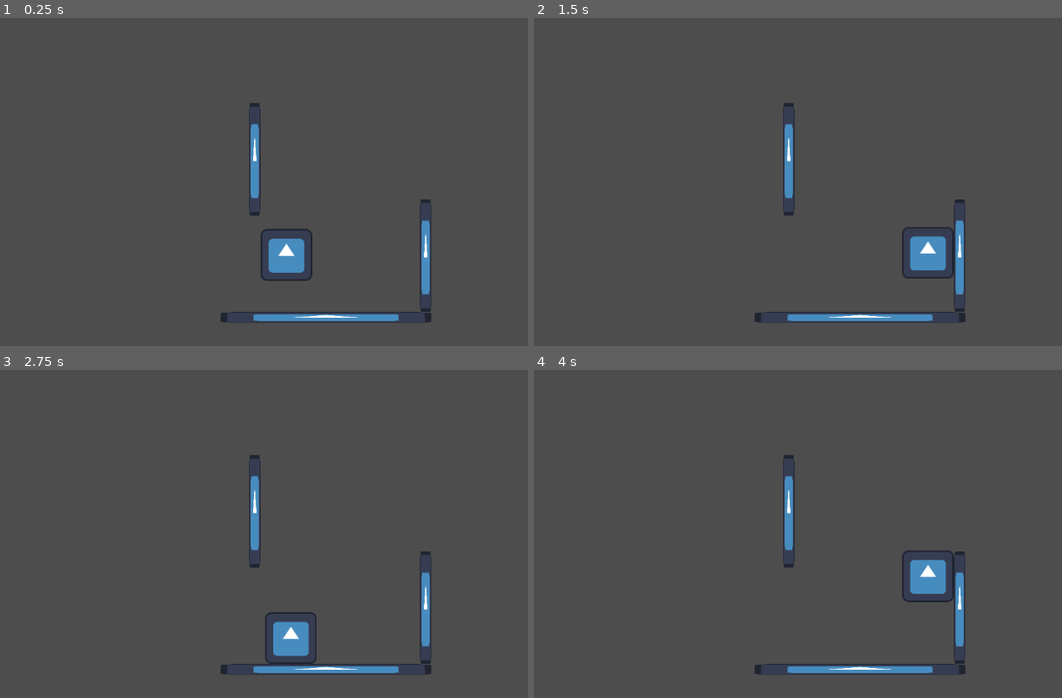
Above: before the commit, frames 1-4 (two rows, left to right).
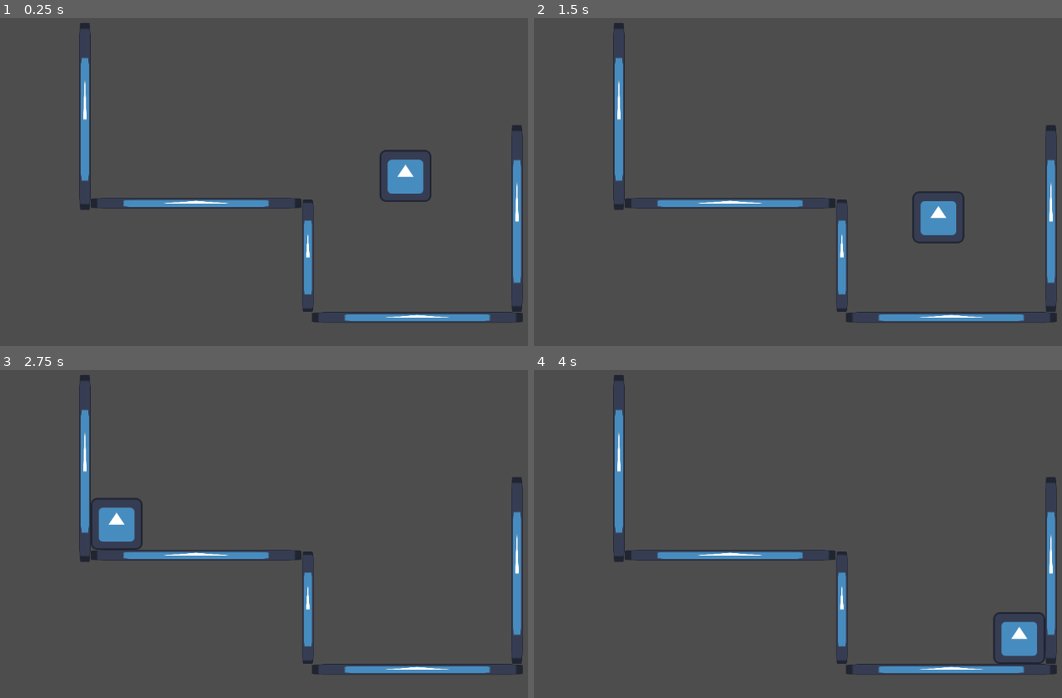
Above: after the commit, the same moments.

Repository: arcality/Built-to-Scale-GMTK-2024
Game: Godot game, scene res://scenes/main.tscn
Same seed, same stepped clock (60 frames per second), same inputs: the game is played once before the commit and once after it. The engine's default icon, where the game draws it, is replaced by a stand-in: a white triangle on a blue panel in a dark square.
Inputs:
- Up to frame 1 (0.25 s): no input
- Up to frame 2 (1.5 s): hold Space (jump) 0.53-1.28 s; hold D (move_right) from 0.53 s (still down); tap Space (jump) at 1.35 s
- Up to frame 3 (2.75 s): tap Space (jump) at 1.52, 1.82 s; release D (move_right) at 2.03 s; hold A (move_left) from 2.03 s (still down); hold Space (jump) from 2.03 s (still down)
- Up to frame 4 (4 s): release A (move_left) at 2.78 s; release Space (jump) at 2.78 s; hold D (move_right) from 2.78 s (still down); tap Space (jump) at 2.85, 3.02, 3.32 s; hold Space (jump) from 3.53 s (still down)

The runs differ from the first frame. In frame 1, 6.8% of the frame differs, in the area x 14-100%, y 1-93%; in frame 2, 6.7%; in frame 3, 6.6%; in frame 4, 6.9%.

Commit message:
changed terrain

Diff:
--- a/scenes/main.tscn
+++ b/scenes/main.tscn
@@ -6,7 +6,7 @@
 [node name="Main" type="Node"]
 
 [node name="TempTerrain" parent="." instance=ExtResource("1_k1u6s")]
-position = Vector2(637, 589)
+position = Vector2(795, 589)
 
 [node name="Player" parent="." instance=ExtResource("2_tyjf3")]
-position = Vector2(488, 416)
+position = Vector2(702, 279)
--- a/scenes/player.tscn
+++ b/scenes/player.tscn
@@ -18,7 +18,7 @@
 [node name="Player" type="CharacterBody2D"]
 script = ExtResource("1_vscu2")
 active_jetpack_state = "dashing"
-active_arm_state = "climbing"
+active_arm_state = "walljumping"
 
 [node name="CollisionShape2D" type="CollisionShape2D" parent="."]
 scale = Vector2(0.7, 0.7)
--- a/scenes/temp_terrain.tscn
+++ b/scenes/temp_terrain.tscn
@@ -6,7 +6,7 @@
 size = Vector2(365, 19)
 
 [sub_resource type="RectangleShape2D" id="RectangleShape2D_ervrn"]
-size = Vector2(20, 195)
+size = Vector2(20, 324)
 
 [node name="TempTerrain" type="StaticBody2D"]
 
@@ -15,12 +15,12 @@
 shape = SubResource("RectangleShape2D_bn3ju")
 
 [node name="CollisionShape2D2" type="CollisionShape2D" parent="."]
-position = Vector2(100, -97.5)
+position = Vector2(100, -162)
 shape = SubResource("RectangleShape2D_ervrn")
 
 [node name="Sprite2D" type="Sprite2D" parent="."]
-position = Vector2(100, -97.5)
-scale = Vector2(0.15625, 1.52344)
+position = Vector2(100, -162)
+scale = Vector2(0.15625, 2.53125)
 texture = ExtResource("1_tj54d")
 
 [node name="Sprite2D2" type="Sprite2D" parent="."]
@@ -29,10 +29,28 @@
 texture = ExtResource("1_tj54d")
 
 [node name="CollisionShape2D3" type="CollisionShape2D" parent="."]
-position = Vector2(-196, -264.5)
+position = Vector2(-262, -33)
 shape = SubResource("RectangleShape2D_ervrn")
 
 [node name="Sprite2D3" type="Sprite2D" parent="."]
-position = Vector2(-196, -264.5)
+position = Vector2(-262, -97.4998)
 scale = Vector2(0.15625, 1.52344)
 texture = ExtResource("1_tj54d")
+
+[node name="CollisionShape2D4" type="CollisionShape2D" parent="."]
+position = Vector2(-455.5, -188.5)
+shape = SubResource("RectangleShape2D_bn3ju")
+
+[node name="Sprite2D4" type="Sprite2D" parent="."]
+position = Vector2(-455.5, -188.5)
+scale = Vector2(2.85156, 0.148437)
+texture = ExtResource("1_tj54d")
+
+[node name="CollisionShape2D5" type="CollisionShape2D" parent="."]
+position = Vector2(-648, -339)
+shape = SubResource("RectangleShape2D_ervrn")
+
+[node name="Sprite2D5" type="Sprite2D" parent="."]
+position = Vector2(-648, -339)
+scale = Vector2(0.15625, 2.53125)
+texture = ExtResource("1_tj54d")
